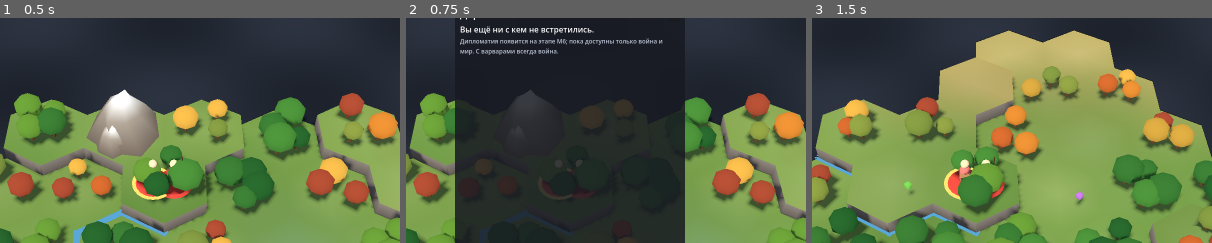
Above: before the commit, frames 1-3 (left to right).
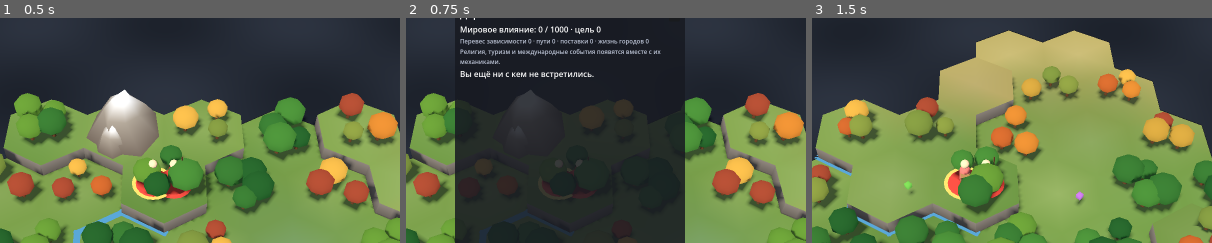
Above: after the commit, the same moments.

Repository: ChirkovOfficial/civ_game
Game: Godot game, scene res://view/main.tscn
Same seed, same stepped clock (60 frames per second), same inputs: the game is played once before the commit and once after it.
Inputs:
- Up to frame 1 (0.5 s): no input
- Up to frame 2 (0.75 s): click "Державы" at 0.5 s
- Up to frame 3 (1.5 s): click "Новая карта (F5)" at 1.25 s
The pictures show only the part of the screen within x 30-80%, y 11-61%; the shares and areas given below are measured in that part.

Frame 1 is identical in both runs. In frame 2, 2.7% of the frame differs, in the area x 13-65%, y 3-28%; in frame 3, nothing differs.

Commit message:
M6: интерфейс поставок и показателей влияния

Diff:
--- a/core/ai/ai_player.gd
+++ b/core/ai/ai_player.gd
@@ -41,13 +41,17 @@
 	offer_ids.sort_custom(func(a: String, b: String) -> bool: return int(a) < int(b))
 	for id in offer_ids:
 		var offer: Dictionary = d["offers"][id]
-		if int(offer["buyer"]) != pid:
+		if int(offer.get("responder", offer["buyer"])) != pid:
 			continue
 		var rid: String = offer["resource"]
 		var total: int = (int(offer["upfront"]) + int(offer["per_turn"]) * int(offer["rounds"])) * int(offer["unit_price"])
 		var need := DiplomacyRules._resource_need(game, pid, rid, game.state.turn)
 		var supply: float = UnitRules.strategic_income(game, pid).get(rid, 0.0)
 		var accept := need > supply and game.state.player(pid).treasury >= total + 30.0
+		if int(offer["seller"]) == pid:
+			accept = float(game.state.player(pid).stockpile.get(rid, 0.0)) >= float(offer["upfront"]) \
+				and float(game.state.player(pid).stockpile.get(rid, 0.0)) >= 20.0 \
+				and int(offer["unit_price"]) >= 2
 		game.apply_action({"type": "respond_supply", "id": int(id), "accept": accept})
 	# Не создаём предложения без выявленной потребности и контакта.
 	for other in game.state.players:
--- a/core/rules/diplomacy_rules.gd
+++ b/core/rules/diplomacy_rules.gd
@@ -49,10 +49,12 @@
 
 static func propose(game: Game, action: Dictionary, events: Array) -> void:
 	initialize(game)
-	var seller := game.state.current_player
-	var buyer := int(action.get("buyer", -1))
+	var seller := int(action.get("seller", game.state.current_player))
+	var buyer := int(action.get("buyer", game.state.current_player))
 	var rid := str(action.get("resource", ""))
 	var err := _resource_error(game, seller, buyer, rid)
+	if err == "" and game.state.current_player != seller and game.state.current_player != buyer:
+		err = "Предложение может сделать только одна из сторон"
 	var upfront := int(action.get("upfront", -1))
 	var periodic := int(action.get("per_turn", -1))
 	var periods := int(action.get("rounds", -1))
@@ -68,7 +70,8 @@
 	var d := game.state.diplomacy
 	var id: int = d["next_id"]
 	d["next_id"] = id + 1
-	d["offers"][str(id)] = {"id": id, "seller": seller, "buyer": buyer, "resource": rid,
+	d["offers"][str(id)] = {"id": id, "seller": seller, "buyer": buyer,
+		"responder": buyer if seller == game.state.current_player else seller, "resource": rid,
 		"upfront": upfront, "per_turn": periodic, "rounds": periods, "unit_price": price,
 		"created": game.state.turn}
 	events.append({"type": "supply_proposed", "id": id, "seller": seller, "buyer": buyer})
@@ -78,7 +81,7 @@
 	var id := str(int(action.get("id", -1)))
 	var d := game.state.diplomacy
 	var offer: Dictionary = d["offers"].get(id, {})
-	if offer.is_empty() or int(offer["buyer"]) != game.state.current_player:
+	if offer.is_empty() or int(offer.get("responder", offer.get("buyer", -1))) != game.state.current_player:
 		_error(events, "Предложение недоступно")
 		return
 	if not bool(action.get("accept", false)):
--- a/tests/test_diplomacy.gd
+++ b/tests/test_diplomacy.gd
@@ -127,3 +127,17 @@
 	check_near(g.state.player(0).stockpile["OIL"], 0.0)
 	check_near(g.state.player(2).stockpile["OIL"], 10.0)
 	check_near(float(g.state.diplomacy["origin"]["2"]["OIL"]["0"]), 10.0)
+
+func test_buyer_can_start_offer_and_seller_accepts() -> void:
+	var g := _game()
+	g.state.current_player = 1
+	var events := g.apply_action({"type": "propose_supply", "seller": 0, "resource": "OIL",
+		"upfront": 20, "per_turn": 5, "rounds": 10, "unit_price": 3})
+	check_eq(events[0]["type"], "supply_proposed")
+	var id := str(events[0]["id"])
+	check_eq(g.state.diplomacy["offers"][id]["responder"], 0)
+	check_near(g.state.player(1).treasury, 210.0)
+	g.state.current_player = 0
+	check_eq(g.apply_action({"type": "respond_supply", "id": int(id), "accept": true})[0]["type"], "supply_accepted")
+	check_near(g.state.player(1).treasury, 0.0)
+	check_near(g.state.player(0).treasury, 60.0)
--- /dev/null
+++ b/tools/smoke_diplomacy.gd
@@ -0,0 +1,44 @@
+extends SceneTree
+## Быстрая проверка окна дипломатии в настоящей сцене.
+
+var main: Node3D
+var frames := 0
+
+func _initialize() -> void:
+	main = load("res://view/main.tscn").instantiate()
+	main.fixed_seed = 77
+	root.add_child(main)
+
+func _process(_delta: float) -> bool:
+	frames += 1
+	if frames != 3:
+		return false
+	var game: Game = main.game
+	game.state.player(0).met[1] = true
+	game.state.player(1).met[0] = true
+	game.state.player(0).known_techs["ANIMAL_HUSBANDRY"] = true
+	main.hud.open_diplomacy()
+	main.hud.open_supply_offer(1, true)
+	var box: VBoxContainer = main.hud.get("_research_box")
+	var submit: Button = null
+	for node in box.find_children("*", "Button", true, false):
+		if node.text == "Отправить предложение":
+			submit = node
+	if submit == null:
+		printerr("В форме покупки нет отправки предложения")
+		quit(1)
+		return true
+	submit.pressed.emit()
+	if game.state.diplomacy["offers"].size() != 1:
+		printerr("Предложение покупки не создано")
+		quit(1)
+		return true
+	main.hud.open_supply_offer(1, false)
+	main.hud.open_diplomacy()
+	if not main.hud.is_modal_open() or box.get_child_count() < 5:
+		printerr("Окно дипломатии не открылось")
+		quit(1)
+		return true
+	print("Окно дипломатии, обе формы и отправка предложения работают")
+	quit(0)
+	return true
--- a/view/hud.gd
+++ b/view/hud.gd
@@ -314,6 +314,10 @@
 		return
 	if _research_kind == "diplomacy":
 		open_diplomacy()
+		return
+	if _research_kind.begins_with("supply:"):
+		var parts := _research_kind.split(":")
+		open_supply_offer(int(parts[1]), parts[2] == "buy")
 		return
 	if _research_kind == "government":
 		open_government()
@@ -491,6 +495,17 @@
 	var title := _label(head, "Державы", 20)
 	title.size_flags_horizontal = Control.SIZE_EXPAND_FILL
 	_button(head, "✕", close_research)
+	var d: Dictionary = game.state.diplomacy
+	var score: Dictionary = d.get("influence", {}).get(str(pid), {})
+	_label(_research_box, "Мировое влияние: %s / 1000 · цель %s" % [
+		_fmt(float(score.get("value", 0.0))), _fmt(float(score.get("target", 0.0)))], 16)
+	var sources: Dictionary = score.get("sources", {})
+	_label(_research_box, "Перевес зависимости %s · пути %s · поставки %s · жизнь городов %s" % [
+		_fmt(float(sources.get("dependency", 0.0))), _fmt(float(sources.get("routes", 0.0))),
+		_fmt(float(sources.get("supplies", 0.0))), _fmt(float(sources.get("living", 0.0)))],
+		12, Color(0.75, 0.78, 0.85), true)
+	_label(_research_box, "Религия, туризм и международные события появятся вместе с их механиками.",
+		12, Color(0.75, 0.78, 0.85), true)
 	var any := false
 	for other in game.state.players:
 		if other.id == pid or other.is_barbarian or not me.met.has(other.id):
@@ -509,15 +524,143 @@
 		if not other.alive:
 			continue
 		var oid := other.id
+		var ours: Dictionary = d.get("dependency", {}).get("%d,%d" % [pid, oid], {})
+		var theirs: Dictionary = d.get("dependency", {}).get("%d,%d" % [oid, pid], {})
+		_label(_research_box, "Мы зависим: %s · зависит от нас: %s" % [
+			_fmt(float(ours.get("strategic", 0.0))), _fmt(float(theirs.get("strategic", 0.0)))],
+			12, Color(0.75, 0.78, 0.85), true)
+		if not ours.is_empty() and float(ours.get("strategic", 0.0)) > 0.0:
+			_label(_research_box, "Наш источник: %s · целевой уровень %s" % [
+				str(game.data.resources.get(ours.get("main_resource", ""), {}).get("name", "ресурс")),
+				_fmt(float(ours.get("target", 0.0)))], 12, Color(0.75, 0.78, 0.85), true)
+		if not theirs.is_empty() and float(theirs.get("strategic", 0.0)) > 0.0:
+			_label(_research_box, "Их источник: %s · целевой уровень %s" % [
+				str(game.data.resources.get(theirs.get("main_resource", ""), {}).get("name", "ресурс")),
+				_fmt(float(theirs.get("target", 0.0)))], 12, Color(0.75, 0.78, 0.85), true)
 		if war:
 			var e := UnitRules.make_peace_error(game, pid, oid)
 			_button(row, "Заключить мир", func(): act.call({"type": "make_peace", "target": oid}); open_diplomacy(), e != "", e)
 		else:
 			var e2 := UnitRules.declare_war_error(game, pid, oid)
 			_button(row, "Объявить войну", func(): act.call({"type": "declare_war", "target": oid}); open_diplomacy(), e2 != "", e2)
+			var actions := HBoxContainer.new()
+			_research_box.add_child(actions)
+			_button(actions, "Купить ресурс", func(): open_supply_offer(oid, true))
+			_button(actions, "Продать ресурс", func(): open_supply_offer(oid, false))
 	if not any:
 		_label(_research_box, "Вы ещё ни с кем не встретились.")
-	_label(_research_box, "Дипломатия появится на этапе M6; пока доступны только война и мир. С варварами всегда война.", 12, Color(0.75, 0.78, 0.85), true)
+	var offer_ids: Array = d.get("offers", {}).keys()
+	offer_ids.sort_custom(func(a: String, b: String) -> bool: return int(a) < int(b))
+	for id in offer_ids:
+		var offer: Dictionary = d["offers"][id]
+		if pid not in [int(offer["seller"]), int(offer["buyer"])]:
+			continue
+		var other_id := int(offer["buyer"]) if int(offer["seller"]) == pid else int(offer["seller"])
+		var direction := "продаём" if int(offer["seller"]) == pid else "покупаем"
+		var heading := "Предложение №%s · %s · %s" % [id, game.state.player(other_id).name, direction]
+		_label(_research_box, heading, 15)
+		_label(_research_box, _supply_summary(offer), 12, Color(0.75, 0.78, 0.85), true)
+		if int(offer.get("responder", offer["buyer"])) == pid:
+			var controls := HBoxContainer.new()
+			_research_box.add_child(controls)
+			var offer_id := int(id)
+			_button(controls, "Принять", func(): act.call({"type": "respond_supply", "id": offer_id, "accept": true}); open_diplomacy())
+			_button(controls, "Отказать", func(): act.call({"type": "respond_supply", "id": offer_id, "accept": false}); open_diplomacy())
+		else:
+			_label(_research_box, "Ожидаем ответа")
+	var contract_ids: Array = d.get("contracts", {}).keys()
+	contract_ids.sort_custom(func(a: String, b: String) -> bool: return int(a) < int(b))
+	for id in contract_ids:
+		var contract: Dictionary = d["contracts"][id]
+		if pid not in [int(contract["seller"]), int(contract["buyer"])]:
+			continue
+		var partner := int(contract["buyer"]) if int(contract["seller"]) == pid else int(contract["seller"])
+		_label(_research_box, "Договор №%s · %s" % [id, game.state.player(partner).name], 15)
+		_label(_research_box, "%s: %s за ход · осталось %d ходов · предоплата %d золота" % [
+			str(game.data.resources[contract["resource"]]["name"]), _fmt(float(contract["per_turn"])),
+			int(contract["remaining"]), int(contract["escrow"])], 12, Color(0.75, 0.78, 0.85), true)
+		var contract_id := int(id)
+		_button(_research_box, "Прекратить договор", func(): act.call({"type": "cancel_supply", "id": contract_id}); open_diplomacy())
+
+
+func _supply_summary(offer: Dictionary) -> String:
+	var resource_name: String = game.data.resources.get(offer["resource"], {}).get("name", str(offer["resource"]))
+	var upfront := int(offer["upfront"])
+	var periodic := int(offer["per_turn"])
+	var rounds := int(offer["rounds"])
+	var total := upfront + periodic * rounds
+	return "%s: %d сейчас + %d за ход × %d ходов = %d ед. · %d золота один раз" % [
+		resource_name, upfront, periodic, rounds, total, total * int(offer["unit_price"])]
+
+
+func _supply_number(parent: Container, caption: String, start: int, minimum: int, maximum: int) -> SpinBox:
+	var row := HBoxContainer.new()
+	parent.add_child(row)
+	var label := _label(row, caption)
+	label.custom_minimum_size.x = 160
+	var input := SpinBox.new()
+	input.min_value = minimum
+	input.max_value = maximum
+	input.step = 1
+	input.rounded = true
+	input.value = start
+	input.custom_minimum_size.x = 120
+	row.add_child(input)
+	return input
+
+
+func open_supply_offer(partner: int, buying: bool) -> void:
+	var pid := game.state.current_player
+	if partner < 0 or partner >= game.state.players.size() or partner == pid or \
+			game.state.at_war(pid, partner) or not game.state.player(pid).met.has(partner):
+		open_diplomacy()
+		return
+	_research_kind = "supply:%d:%s" % [partner, "buy" if buying else "sell"]
+	_research_panel.visible = true
+	_clear(_research_box)
+	var head := HBoxContainer.new()
+	_research_box.add_child(head)
+	var title := _label(head, "Купить ресурс" if buying else "Продать ресурс", 20)
+	title.size_flags_horizontal = Control.SIZE_EXPAND_FILL
+	_button(head, "Назад", open_diplomacy)
+	_label(_research_box, "Партнёр: %s" % game.state.player(partner).name)
+	var options := OptionButton.new()
+	_research_box.add_child(options)
+	var ids: Array[String] = []
+	for rid in game.data.resource_ids:
+		if game.data.resources[rid].get("class", "") != "strategic":
+			continue
+		if not Yields.resource_visible(game.data, rid, game.state.player(pid)):
+			continue
+		ids.append(rid)
+		options.add_item(game.data.resources[rid]["name"])
+	if ids.is_empty():
+		_label(_research_box, "Пока нет известных стратегических ресурсов")
+		return
+	var upfront := _supply_number(_research_box, "Сразу, ед.", 0, 0, 50)
+	var periodic := _supply_number(_research_box, "За ход, ед.", 2, 0, 50)
+	var rounds := _supply_number(_research_box, "Число ходов", 5, 0, 100)
+	var price := _supply_number(_research_box, "Золото за единицу", 2, 0, 1000)
+	var preview := _label(_research_box, "", 13, Color(0.75, 0.78, 0.85), true)
+	var update := func():
+		var amount := int(upfront.value) + int(periodic.value) * int(rounds.value)
+		preview.text = "Всего %d ед. · разовая оплата %d золота" % [amount, amount * int(price.value)]
+	for field in [upfront, periodic, rounds, price]:
+		field.value_changed.connect(func(_value): update.call())
+	update.call()
+	_label(_research_box, "Оплата будущих поставок хранится до исполнения. Отправка предложения ничего не списывает.",
+		12, Color(0.75, 0.78, 0.85), true)
+	_button(_research_box, "Отправить предложение", func():
+		var action := {"type": "propose_supply", "resource": ids[options.selected],
+			"upfront": int(upfront.value), "per_turn": int(periodic.value),
+			"rounds": int(rounds.value), "unit_price": int(price.value)}
+		if buying:
+			action["seller"] = partner
+		else:
+			action["buyer"] = partner
+		var events: Array = act.call(action)
+		if events.any(func(e): return e["type"] == "supply_proposed"):
+			open_diplomacy())
 
 
 func _choose_research(id: String) -> void:
Not shown, changed: docs/STATUS.md
